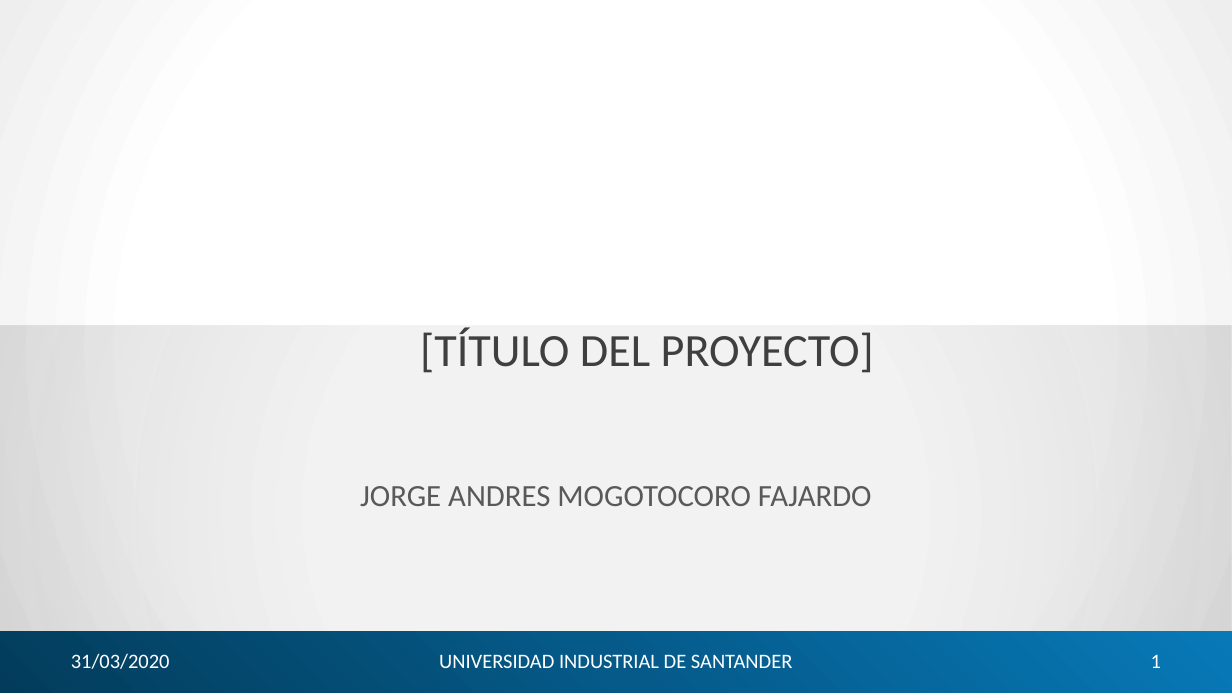
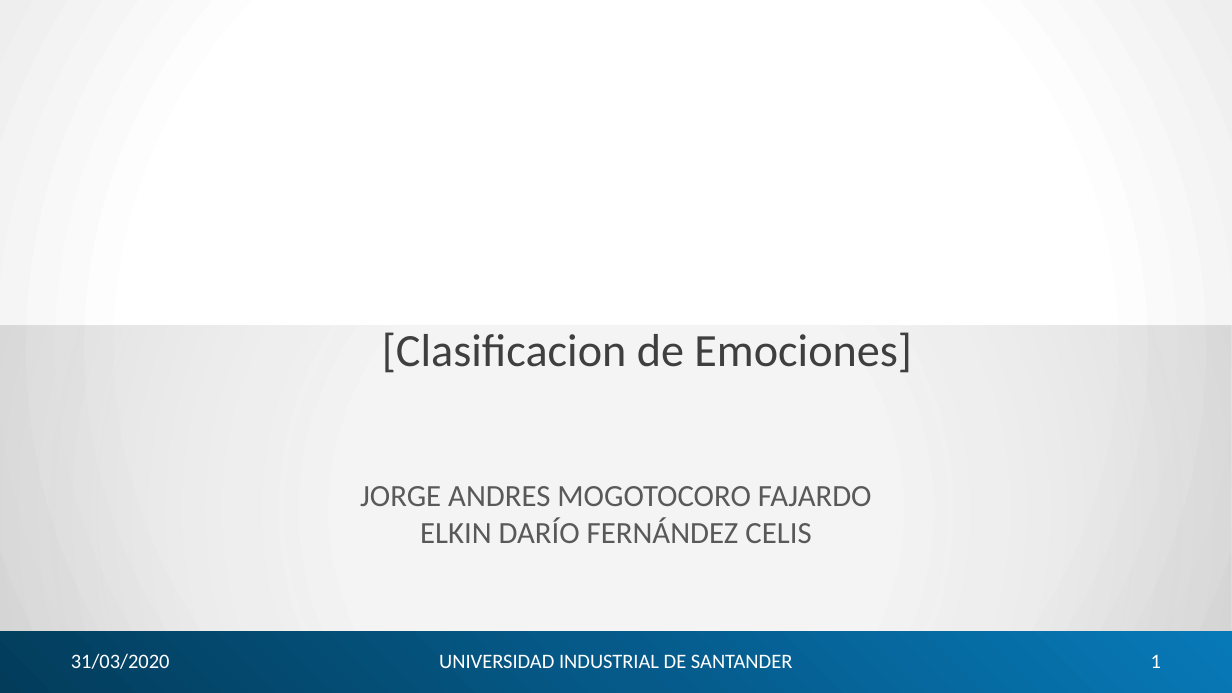
Before and after one commit to Jamf05/20201-ai2-class-project, a slide deck: slide 1 of Slides.pptx. Drawn at 1232x693 pixels with LibreOffice and Linux fonts; fonts in the diff are those of the drawing. Boxes give left, top, right and bottom in pixels: in the first picture for what was removed or moved away, otherwise in the second. Text is boxed around its words. In the diff, an @@ line names an element or a change of style, - is before the commit and + after.

Commit message:
08/22/20 07:48 PM Updates from Elkin Fernandez from colaboratory

```diff
--- a/Slides.pptx
+++ b/Slides.pptx
@@ title at <box>382,332,912,373</box>: text changed @@
-[TÍTULO DEL PROYECTO]
+[Clasificacion de Emociones]
@@ subtitle at <box>420,517,811,543</box>: paragraph added @@
+ELKIN DARÍO FERNÁNDEZ CELIS
```
Also in this commit, not shown: 12 other slides changed, 3 other files.
